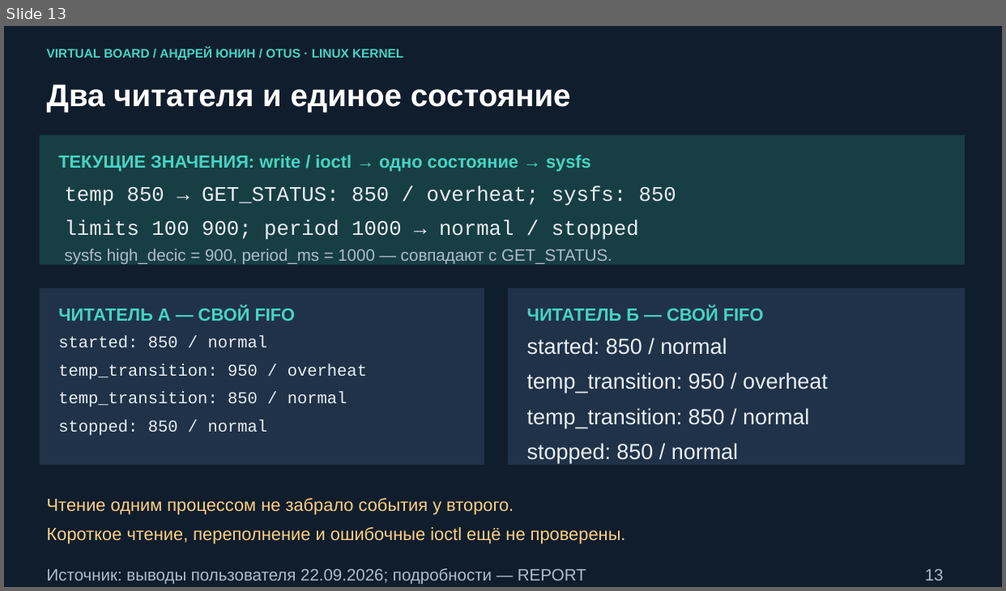
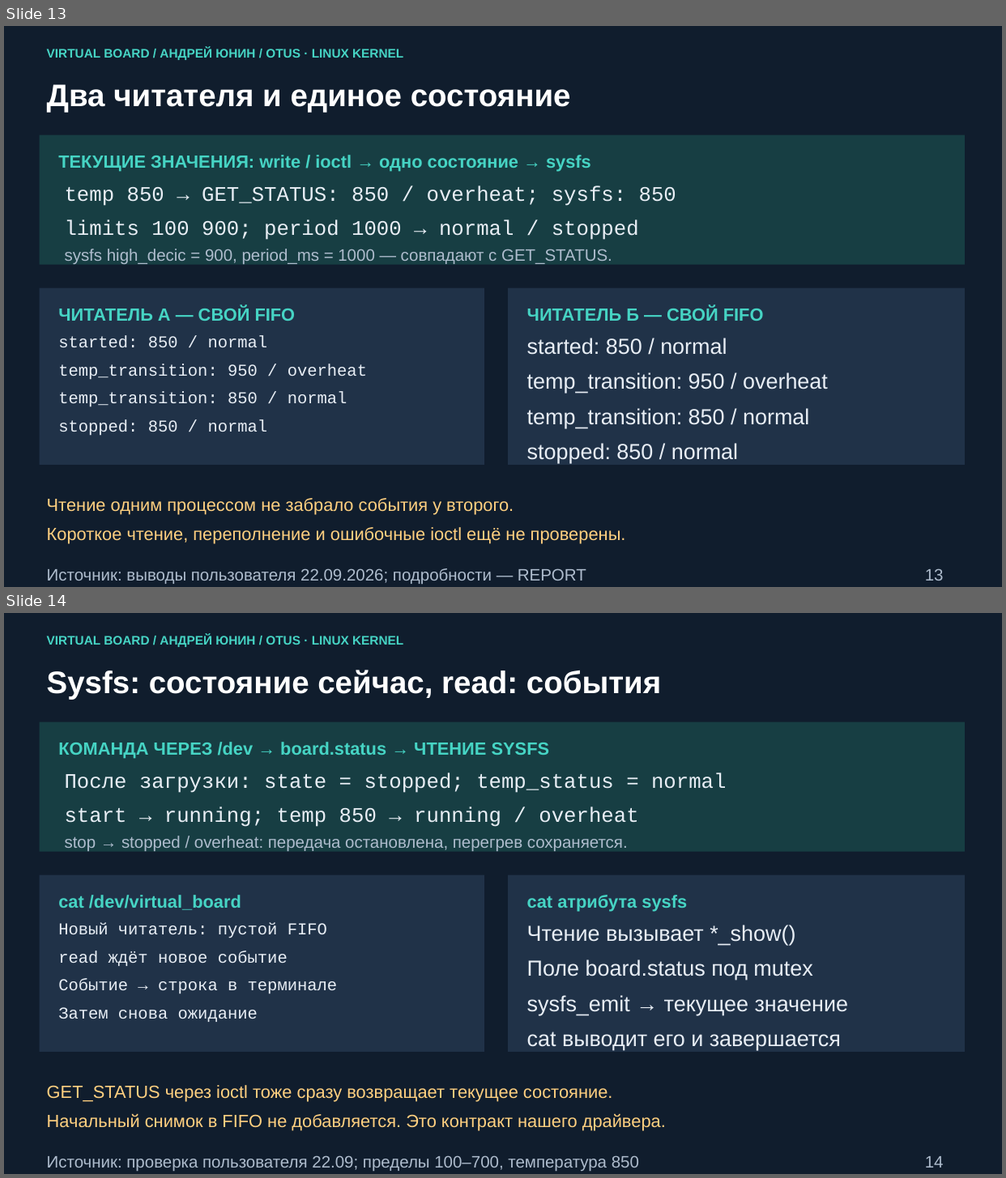
Before and after one commit to andrey-yunin/virtual-board, a slide deck: docs/presentation/virtual_board.pptx. Shown one above the other, each under a label of ours: slide 13 before the commit, slides 13 and 14 after it. The pictures are 1006x591 and 1006x1178 pixels, drawn with LibreOffice and Linux fonts; fonts in the diff are those of the drawing. Boxes give left, top, right and bottom in pixels: in the first picture for what was removed or moved away, otherwise in the second. Text is boxed around its words. In the diff, an @@ line names an element or a change of style, - is before the commit and + after.

Commit message:
• Add procfs/sysfs monitoring and CAN error events
 - Expose state and temperature status through read-only sysfs attributes
 - Add procfs snapshots with board state and per-client event losses
 - Publish CAN_ERROR events and suppress repeated identical errors
 - Verify CAN recovery after interface down/up without restarting the board
 - Verify client lifecycle and interface cleanup on unload
 - Update documentation and presentation with demonstrated results

```diff
--- a/docs/presentation/virtual_board.pptx
+++ b/docs/presentation/virtual_board.pptx
@@ slide 14 added at (4,613,1002,1174), background #101D2D @@
@@ text added at (47,634,403,647), 12 pt, text #46D4C4, bold @@
+VIRTUAL BOARD / АНДРЕЙ ЮНИН / OTUS · LINUX KERNEL
@@ text added at (47,670,661,699), 30 pt, text #FFFFFF, bold @@
+Sysfs: состояние сейчас, read: события
@@ rectangle added at (39,722,965,852), fill #173E43 @@
@@ text added at (58,742,550,759), 17 pt, text #46D4C4, bold @@
+КОМАНДА ЧЕРЕЗ /dev → board.status → ЧТЕНИЕ SYSFS
@@ text added at (65,773,726,827), 20 pt, text #E8EEF5 @@
+После загрузки: state = stopped; temp_status = normal
+start → running; temp 850 → running / overheat
@@ text added at (65,836,628,851), 16 pt, text #AEBCCD @@
+stop → stopped / overheat: передача остановлена, перегрев сохраняется.
@@ rectangle added at (39,875,484,1052), fill #203248 @@
@@ rectangle added at (508,875,965,1052), fill #203248 @@
@@ text added at (58,895,241,910), 17 pt, text #46D4C4, bold @@
+cat /dev/virtual_board
@@ text added at (527,895,687,912), 17 pt, text #46D4C4, bold @@
+cat атрибута sysfs
@@ text added at (58,923,338,1022), 16 pt, text #E8EEF5 @@
+Новый читатель: пустой FIFO
+read ждёт новое событие
+Событие → строка в терминале
+Затем снова ожидание
@@ text added at (527,925,848,1050), 21 pt, text #E8EEF5 @@
+Чтение вызывает *_show()
+Поле board.status под mutex
+sysfs_emit → текущее значение
+cat выводит его и завершается
@@ text added at (47,1085,666,1131), 17 pt, text #FFD080 @@
+GET_STATUS через ioctl тоже сразу возвращает текущее состояние.
+Начальный снимок в FIFO не добавляется. Это контракт нашего драйвера.
@@ text added at (47,1156,639,1172), 16 pt, text #AEBCCD @@
+Источник: проверка пользователя 22.09; пределы 100–700, температура 850
@@ text added at (925,1157,944,1168), 16 pt, text #AEBCCD @@
+14
```
Also in this commit, not shown: 4 slides changed, 2 other slides added, 17 other files.
